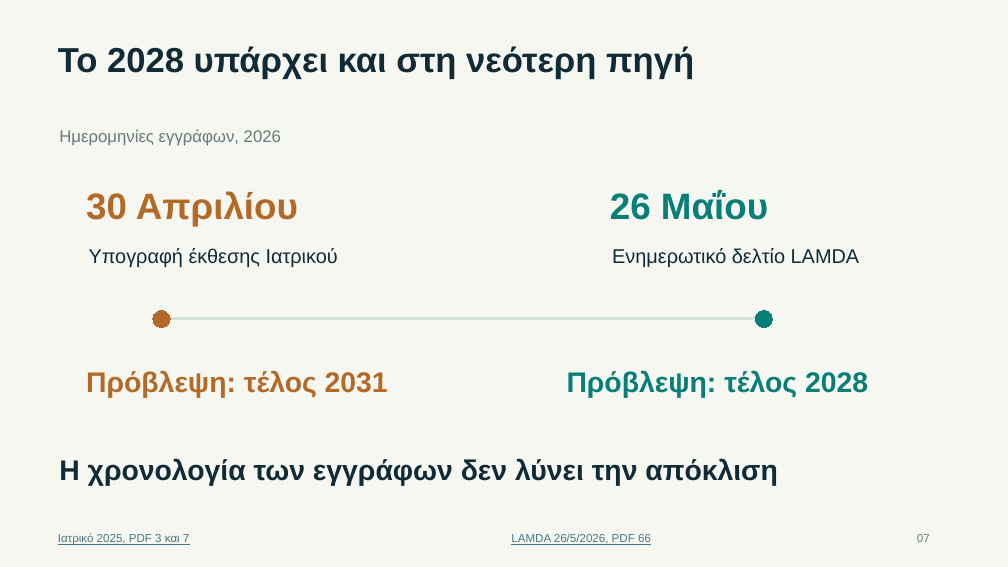
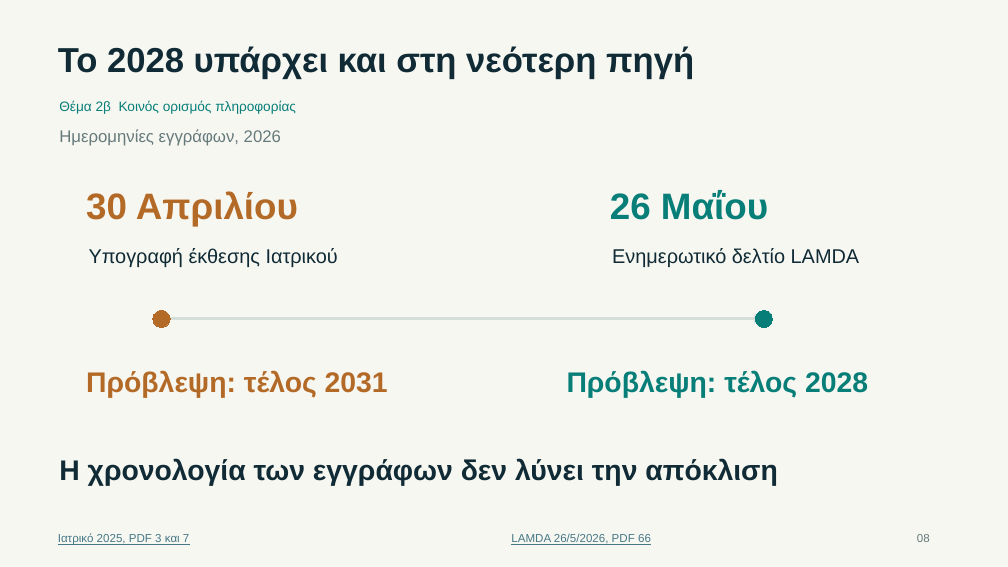
Before and after one commit to jtzach/iatriko-athinon-management, a slide deck: slide 8 of writing/CEO-Ιατρικό-Αθηνών-3-Ευρήματα.pptx (slide 7 before the commit). Drawn at 1008x567 pixels with LibreOffice and Linux fonts; fonts in the diff are those of the drawing. Boxes give left, top, right and bottom in pixels: in the first picture for what was removed or moved away, otherwise in the second. Text is boxed around its words. In the diff, an @@ line names an element or a change of style, - is before the commit and + after.

```diff
--- a/writing/CEO-Ιατρικό-Αθηνών-3-Ευρήματα.pptx
+++ b/writing/CEO-Ιατρικό-Αθηνών-3-Ευρήματα.pptx
@@ text added at bbox=[59, 100, 296, 114], 13 pt, text #087E78 @@
+Θέμα 2β Κοινός ορισμός πληροφορίας
@@ text at bbox=[917, 534, 930, 542]: text changed @@
-07
+08
```
Also in this commit, not shown: 10 other slides changed, 4 slides added, 1 slide removed, 23 other files.
